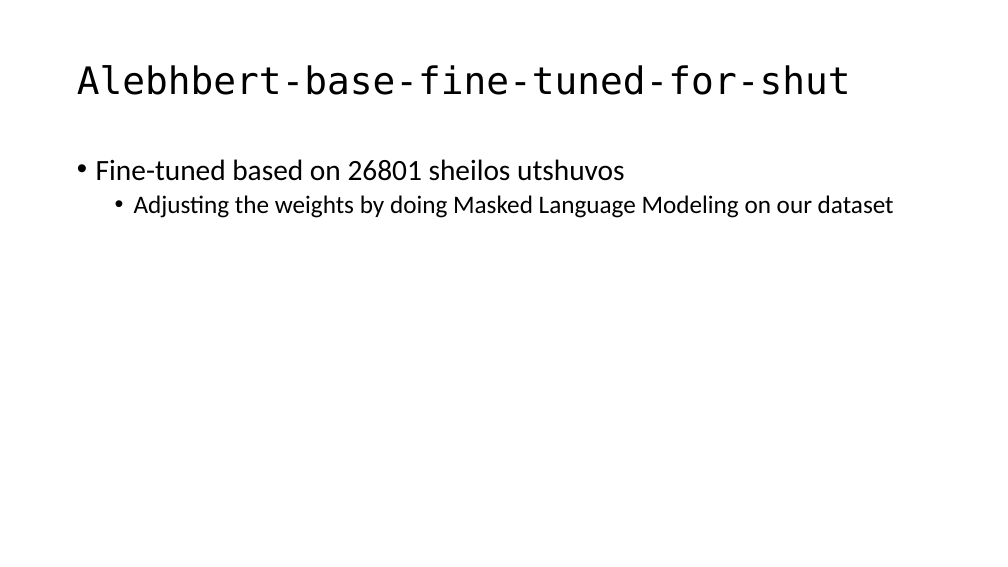
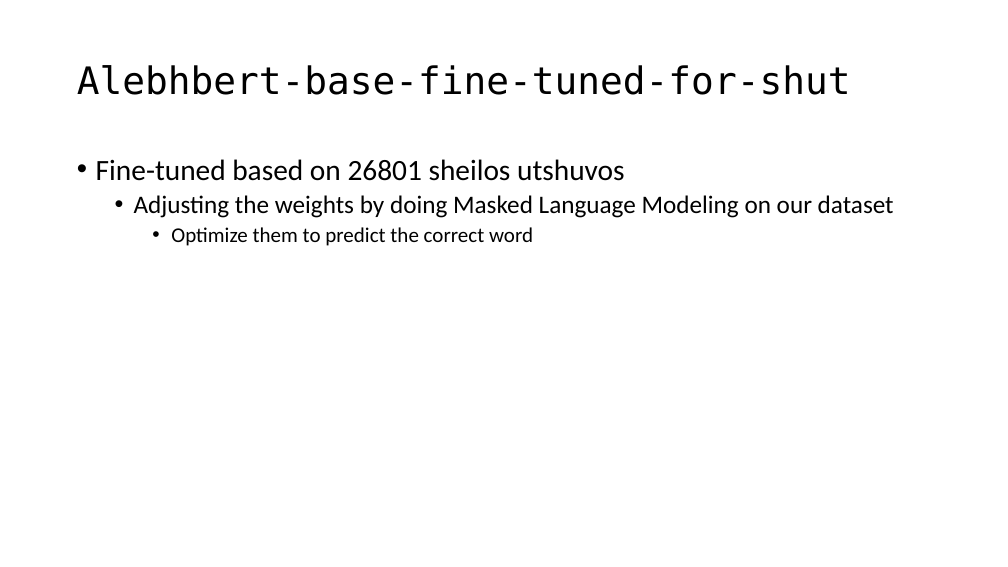
Before and after one commit to Lsnow987/document-embeddings, a slide deck: slide 7 of presentation.pptx. Drawn at 1008x567 pixels with LibreOffice and Linux fonts; fonts in the diff are those of the drawing. Boxes give left, top, right and bottom in pixels: in the first picture for what was removed or moved away, otherwise in the second. Text is boxed around its words. In the diff, an @@ line names an element or a change of style, - is before the commit and + after.

```diff
--- a/presentation.pptx
+++ b/presentation.pptx
@@ text at (171,227,533,246): paragraph added @@
+    • Optimize them to predict the correct word
```
Also in this commit, not shown: 2 other slides changed.
